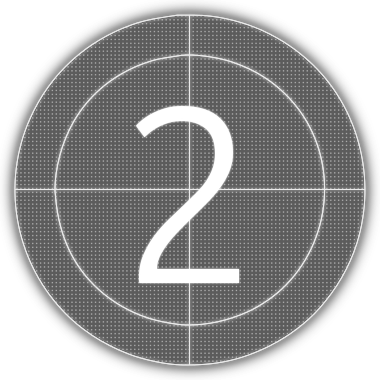
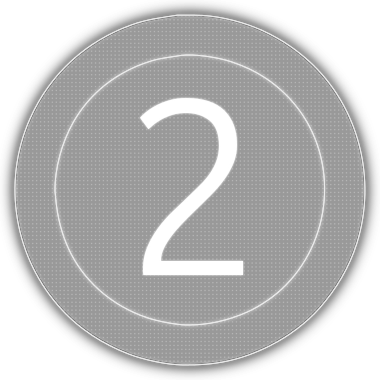
Layered file, before and after one edit (380x380). Changes by layer:
removed layer "Pasted Layer copy" over [133, 103, 242, 286]
painted on "Pasted Layer" over [136, 95, 246, 283]
removed layer "Horizontal line copy" over [13, 184, 367, 195]
removed layer "Horizontal line" over [15, 189, 365, 190]
removed layer "Vertcial line copy" over [184, 13, 195, 367]
removed layer "Vertcial line" over [189, 15, 190, 365]
removed layer "Dots copy" over [16, 15, 364, 365]
"Circle": opacity 80% → 50% over [15, 15, 365, 365]
